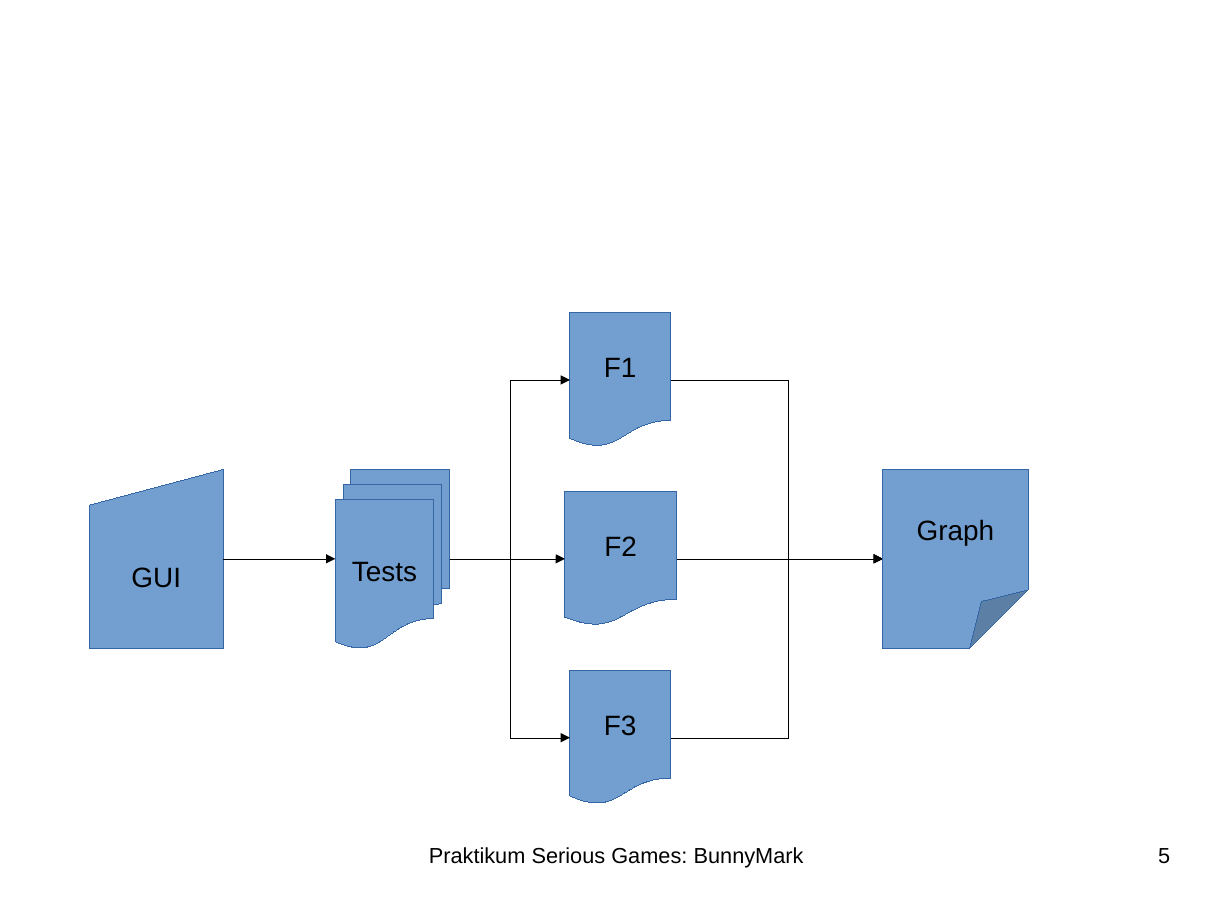
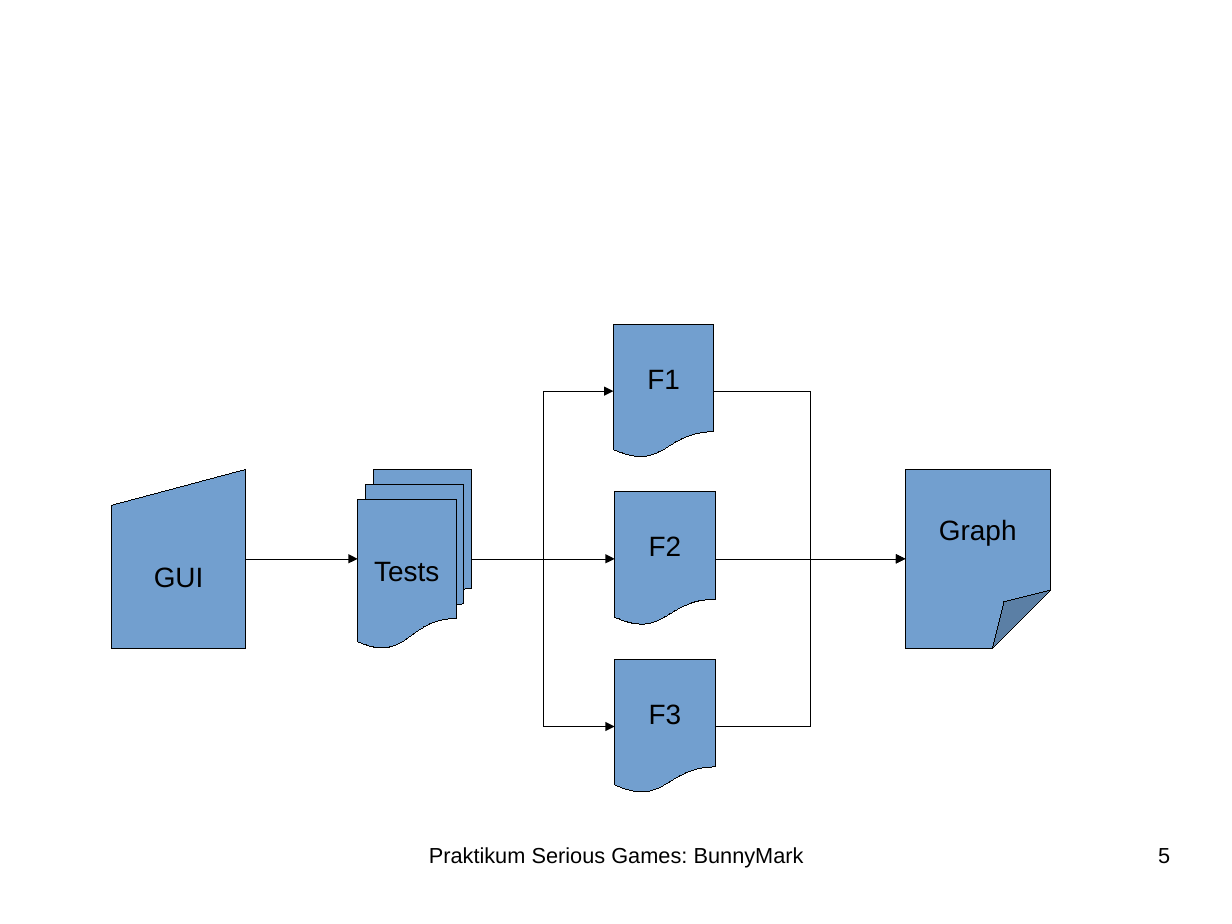
Before and after one commit to LiXiling/bunnysuite, a slide deck: slide 5 of Ausarbeitung/Presentation.odp. Drawn at 1232x924 pixels with LibreOffice and Linux fonts; fonts in the diff are those of the drawing; background and template pictures are left out. Boxes give left, top, right and bottom in pixels: in the first picture for what was removed or moved away, otherwise in the second. Text is boxed around its words. In the diff, an @@ line names an element or a change of style, - is before the commit and + after.

```diff
--- a/Ausarbeitung/Presentation.odp
+++ b/Ausarbeitung/Presentation.odp
@@ flow chart document "F1" moved from (x1=570, y1=313, x2=671, y2=447) to (x1=614, y1=324, x2=714, y2=458) @@
@@ elbow arrow moved from (449, 559) - (570, 380) to (472, 559) - (614, 391) @@
@@ elbow arrow moved from (677, 559) - (883, 559) to (714, 391) - (906, 559) @@
@@ 1 flow chart manual input, 1 flow chart multidocument, 1 folded corner moved together from (x1=89, y1=470, x2=1029, y2=648) to (x1=112, y1=470, x2=1051, y2=648) @@
@@ folded corner "Graph" at (x1=906, y1=470, x2=1051, y2=648): outline #3465A4 0 pt to #000000 0 pt; proportions changed @@
@@ flow chart document "F2" resized from (x1=566, y1=492, x2=677, y2=626) to (x1=615, y1=492, x2=715, y2=626) @@
@@ elbow arrow moved from (224, 559) - (335, 559) to (246, 559) - (358, 559) @@
@@ elbow arrow moved from (449, 559) - (570, 738) to (472, 559) - (615, 727) @@
@@ elbow arrow moved from (449, 559) - (566, 559) to (472, 559) - (615, 559) @@
@@ elbow arrow moved from (671, 738) - (883, 559) to (715, 559) - (906, 559) @@
@@ elbow arrow moved from (671, 380) - (883, 559) to (715, 727) - (906, 559) @@
@@ outline #3465A4 0 pt to #000000 0 pt in 5 elements at (x1=112, y1=470, x2=246, y2=648), (x1=358, y1=470, x2=472, y2=648), (x1=615, y1=492, x2=715, y2=626), (x1=614, y1=324, x2=714, y2=458), (x1=615, y1=660, x2=715, y2=794) @@
@@ flow chart document "F3" moved from (x1=570, y1=671, x2=671, y2=805) to (x1=615, y1=660, x2=715, y2=794) @@
```
Also in this commit, not shown: 1 other slide changed.
